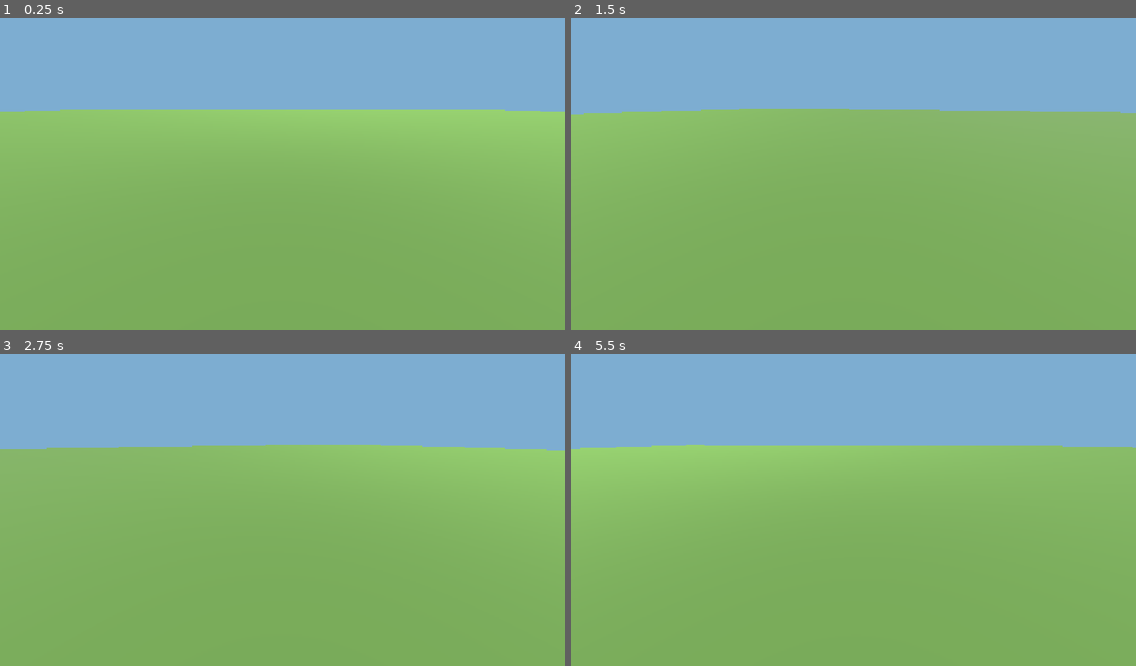
Above: before the commit, frames 1-4 (two rows, left to right).
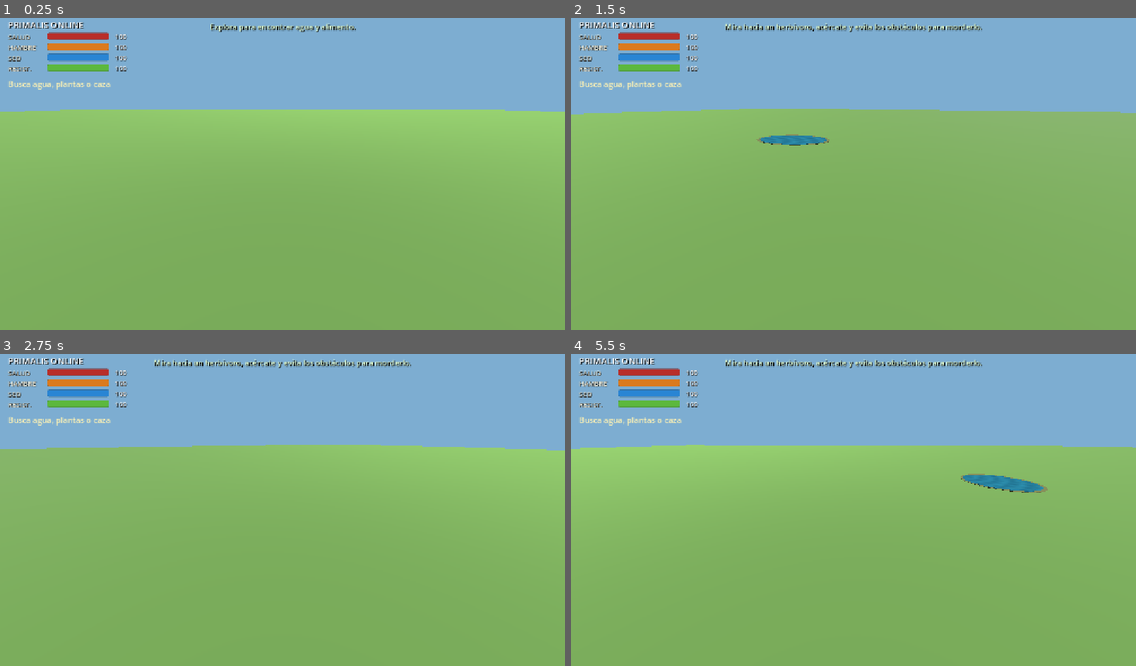
Above: after the commit, the same moments.

Repository: misael546/PrimalisOnline
Game: Godot game, scene res://scenes/main.tscn
Two runs of this game, one before a commit and one after it. Both use one fixed random seed, a clock stepped at 60 frames per second and the inputs below.
Inputs (mouse positions are in pixels of both pictures, inside the frame that each line leads up to):
- Up to frame 1 (0.25 s): no input
- Up to frame 2 (1.5 s): tap Enter at 0.5 s; move the mouse to (977, 155) at 0.52 s; hold D (move_right) 0.53-1.25 s; tap E at 0.6 s; click (977, 155) at 0.67 s; tap Space at 0.77 s; drag from (740, 186) to (825, 236) at 1.27 s
- Up to frame 3 (2.75 s): tap Space at 2 s; move the mouse to (339, 438) at 2.02 s; hold D (move_right) from 2.03 s (still down); tap E at 2.1 s
- Up to frame 4 (5.5 s): release D (move_right) at 2.75 s; drag from (825, 572) to (684, 460) at 2.77 s; tap Enter at 3.5 s; move the mouse to (1023, 553) at 3.52 s; hold A (move_left) 3.53-4.25 s; tap E at 3.6, 5.1 s; tap Space at 3.77, 5 s; drag from (684, 460) to (768, 428) at 4.27 s; move the mouse to (881, 506) at 5.02 s; hold S (move_back) from 5.03 s (still down); click (881, 506) at 5.17 s

The runs differ from the first frame. In frame 1, 2.1% of the frame differs, in the area x 1-63%, y 1-24%; in frame 2, 2.8%; in frame 3, 2.4%; in frame 4, 3.0%, in the area x 1-85%, y 1-45%.
Error before the commit: Parse Error: Function "_add_food_plant" has the same name as a previously declared function. (res://scripts/main.gd:412)

Commit message:
fix: remove duplicate placeholder food plant and water functions

Diff:
--- a/scripts/main.gd
+++ b/scripts/main.gd
@@ -408,56 +408,6 @@
 	pond.cast_shadow = GeometryInstance3D.SHADOW_CASTING_SETTING_OFF
 	add_child(pond)
 
-
-func _add_food_plant(at: Vector3) -> void:
-	var plant := Node3D.new()
-	plant.name = "FoodPlant"
-	plant.position = at
-	plant.set_meta("kind", "food")
-	plant.set_meta("available", true)
-
-	var stem := MeshInstance3D.new()
-	var stem_mesh := CylinderMesh.new()
-	stem_mesh.top_radius = 0.025
-	stem_mesh.bottom_radius = 0.055
-	stem_mesh.height = 0.52
-	stem.mesh = stem_mesh
-	stem.position.y = 0.26
-	stem.material_override = _material(Color(0.25, 0.36, 0.13))
-	plant.add_child(stem)
-
-	# Elongated leaves and small berries make edible plants readable from gameplay distance.
-	for leaf_index in range(4):
-		var side := -1.0 if leaf_index % 2 == 0 else 1.0
-		var leaf := MeshInstance3D.new()
-		var leaf_mesh := SphereMesh.new()
-		leaf_mesh.radius = 0.16
-		leaf_mesh.height = 0.38
-		leaf.mesh = leaf_mesh
-		leaf.position = Vector3(side * 0.12, 0.15 + float(leaf_index) * 0.055, 0.025 if leaf_index % 2 == 0 else -0.035)
-		leaf.rotation.z = -side * 0.48
-		leaf.scale = Vector3(0.92, 0.78, 0.42)
-		leaf.material_override = _material(Color(0.30 + float(leaf_index % 2) * 0.06, 0.49 + float(leaf_index % 2) * 0.07, 0.14))
-		plant.add_child(leaf)
-
-	for berry_position in [Vector3(-0.075, 0.43, 0.035), Vector3(0.085, 0.39, -0.04)]:
-		var berry := MeshInstance3D.new()
-		var berry_mesh := SphereMesh.new()
-		berry_mesh.radius = 0.065
-		berry_mesh.height = 0.11
-		berry.mesh = berry_mesh
-		berry.position = berry_position
-		berry.material_override = _material(Color(0.66, 0.16, 0.10))
-		plant.add_child(berry)
-
-	add_child(plant)
-
-func _add_water_marker(at: Vector3) -> void:
-	var marker := Node3D.new()
-	marker.position = at
-	marker.set_meta("kind", "water")
-	marker.set_meta("available", true)
-	add_child(marker)
 
 func _update_nearby_item() -> void:
 	nearby_item = null
